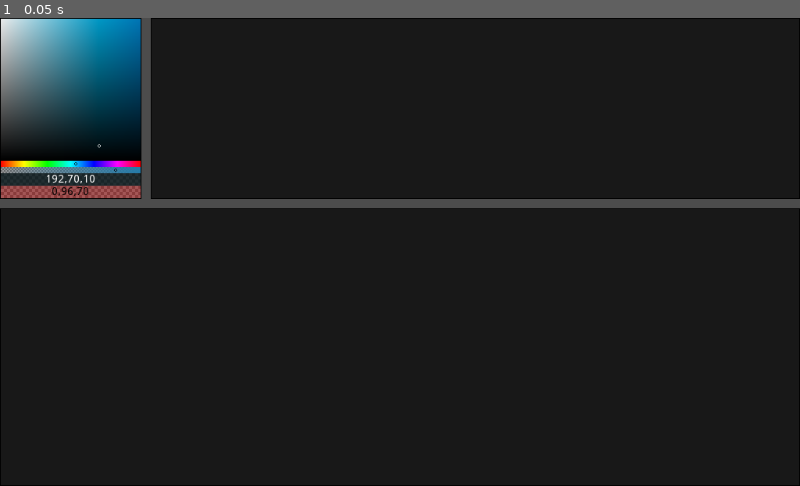
Above: before the commit, frame 1.
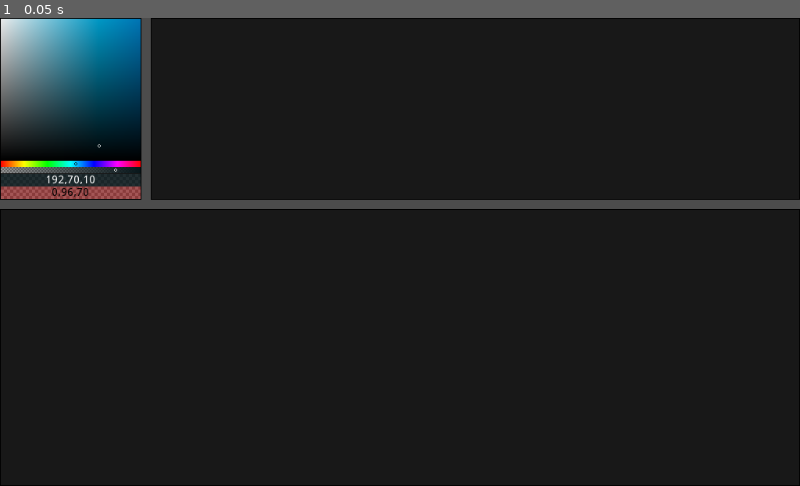
Above: after the commit, the same moment.

Repository: mounirtohami/godot-colpicker
Game: Godot game, scene res://Control.tscn
Two runs of this game, one before a commit and one after it. Both use one fixed random seed, a clock stepped at 60 frames per second and the inputs below.
Inputs:
- Up to frame 1 (0.05 s): no input

The runs differ from the first frame. In frame 1, 0.8% of the frame differs, in the area x 0-100%, y 31-41%.

Commit message:
fixed some issues / MounirTohami

Diff:
--- a/ColPicker/ColPicker.gd
+++ b/ColPicker/ColPicker.gd
@@ -61,7 +61,6 @@
 	_col_pos.texture = _indecator
 	_hue_pos.texture = _indecator
 	_alpha_pos.texture = _indecator
-	var _indecators := Node2D.new()
 	_col.add_child(_col_pos)
 	_hue.add_child(_hue_pos)
 	_hue_pos.self_modulate.v = 0.0
@@ -69,8 +68,11 @@
 	_alpha_pos.self_modulate.v = 0.0
 	set_primary_color(primary_color)
 	var checker_panel := StyleBoxFlat.new()
+	var _margin := MarginContainer.new()
+	_margin.add_constant_override('margin_top', 1)
 	buttons_container.add_stylebox_override('panel', checker_panel)
-	add_child(buttons_container)
+	add_child(_margin)
+	_margin.add_child(buttons_container)
 	buttons_container.material = _mat.duplicate()
 	buttons_container.material.set_shader_param('type', 0)
 	buttons_vbox.add_constant_override('separation', 0)
@@ -113,12 +115,16 @@
 		0:
 			if ((primary_color.v > 0.5 && primary_font_col != 'Black') || (primary_color.v < 0.5 && primary_font_col != 'White')) || (primary_color.a < 0.5 && primary_font_col != 'Black'):
 				primary_font_col = 'Black' if primary_color.v > 0.5 or primary_color.a < 0.5 else 'White'
+				_alpha_pos.self_modulate = ColorN(primary_font_col)
+				_col_pos.self_modulate = ColorN(primary_font_col)
 				for i in range(3):
 					primary_button.add_color_override('font_color%s' % _fonts[i], ColorN(primary_font_col))
 			primary_button.text = '%s,%s,%s' % [int(primary_color.h * 360), int(primary_color.s * 100), int(primary_color.v * 100)]
 		1:
 			if ((secondary_color.v > 0.5 && secondary_font_col != 'Black') || (secondary_color.v < 0.5 && secondary_font_col != 'White')) || (secondary_color.a < 0.5 && secondary_font_col != 'Black'):
 				secondary_font_col = 'Black' if secondary_color.v > 0.5 or secondary_color.a < 0.5 else 'White'
+				_alpha_pos.self_modulate = ColorN(secondary_font_col)
+				_col_pos.self_modulate = ColorN(secondary_font_col)
 				for i in range(3):
 					secondary_button.add_color_override('font_color%s' % _fonts[i], ColorN(secondary_font_col))
 			secondary_button.text = '%s,%s,%s' % [int(secondary_color.h * 360), int(secondary_color.s * 100), int(secondary_color.v * 100)]
@@ -143,6 +149,7 @@
 		_hue_pos.position.x = primary_color.h * _hue.rect_size.x
 		_alpha_pos.position.x = primary_color.a * _hue.rect_size.x
 		primary_stylebox.bg_color = primary_color
+		_alpha.material.set_shader_param('color', primary_color)
 		set_button_text(0)
 
 func set_secondary_color(_val : Color) -> void:
@@ -153,6 +160,7 @@
 		_hue_pos.position.x = secondary_color.h * _hue.rect_size.x
 		_alpha_pos.position.x = secondary_color.a * _hue.rect_size.x
 		secondary_stylebox.bg_color = secondary_color
+		_alpha.material.set_shader_param('color', secondary_color)
 		set_button_text(1)
 
 func _input(event: InputEvent) -> void:
@@ -196,12 +204,14 @@
 			primary_color.h = _hue_backup
 			primary_stylebox.bg_color = primary_color
 			_col.material.set_shader_param('hue', primary_color.h)
+			_alpha.material.set_shader_param('color', primary_color)
 		1:
 			secondary_color.s = _col_pos.position.x / _col.rect_size.x
 			secondary_color.v = 1.0 - _col_pos.position.y / _col.rect_size.y
 			secondary_color.h = _hue_backup
 			secondary_stylebox.bg_color = secondary_color
 			_col.material.set_shader_param('hue', secondary_color.h)
+			_alpha.material.set_shader_param('color', secondary_color)
 	set_button_text(cur_col_ind)
 
 func hue_pos_changed(_index : int) -> void:
--- a/Control.tscn
+++ b/Control.tscn
@@ -31,7 +31,7 @@
 
 [node name="HSplitContainer" type="HSplitContainer" parent="VSplitContainer"]
 margin_right = 1024.0
-margin_bottom = 232.0
+margin_bottom = 233.0
 split_offset = 83
 __meta__ = {
 "_edit_use_anchors_": false
@@ -39,13 +39,13 @@
 
 [node name="PanelContainer" type="PanelContainer" parent="VSplitContainer/HSplitContainer"]
 margin_right = 181.0
-margin_bottom = 232.0
+margin_bottom = 233.0
 
 [node name="ColPicker" type="VBoxContainer" parent="VSplitContainer/HSplitContainer/PanelContainer"]
 margin_left = 1.0
 margin_top = 1.0
 margin_right = 180.0
-margin_bottom = 231.0
+margin_bottom = 232.0
 size_flags_horizontal = 3
 size_flags_vertical = 3
 custom_constants/separation = 0
@@ -59,12 +59,12 @@
 [node name="PanelContainer2" type="PanelContainer" parent="VSplitContainer/HSplitContainer"]
 margin_left = 193.0
 margin_right = 1024.0
-margin_bottom = 232.0
+margin_bottom = 233.0
 size_flags_horizontal = 3
 size_flags_vertical = 3
 
 [node name="PanelContainer" type="PanelContainer" parent="VSplitContainer"]
-margin_top = 244.0
+margin_top = 245.0
 margin_right = 1024.0
 margin_bottom = 600.0
 size_flags_horizontal = 3
Binary file removed: ColPicker.png
Not shown, removed: ColPicker.png.import
Not shown: 2 places in Control.tscn that only renumber resources
